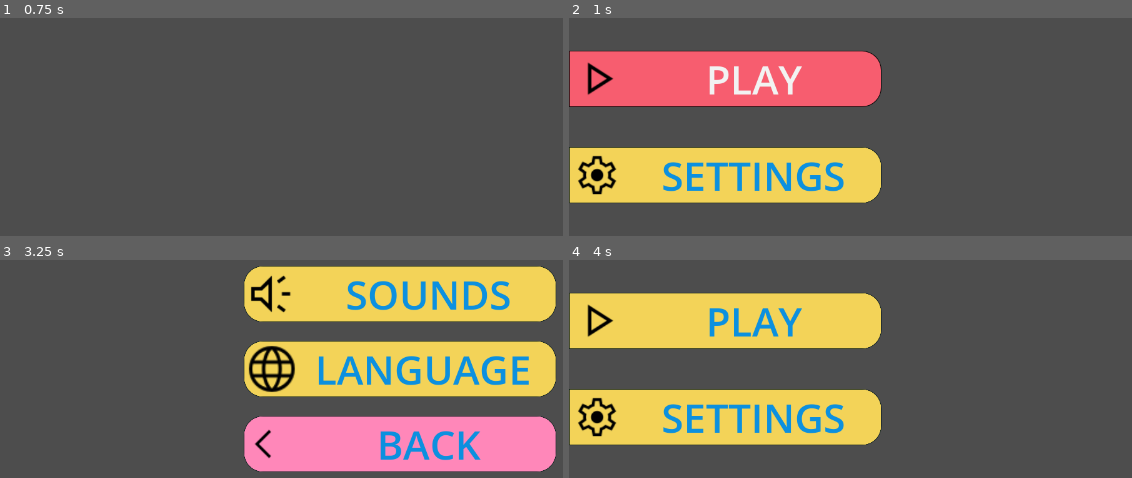
Above: before the commit, frames 1-4 (two rows, left to right).
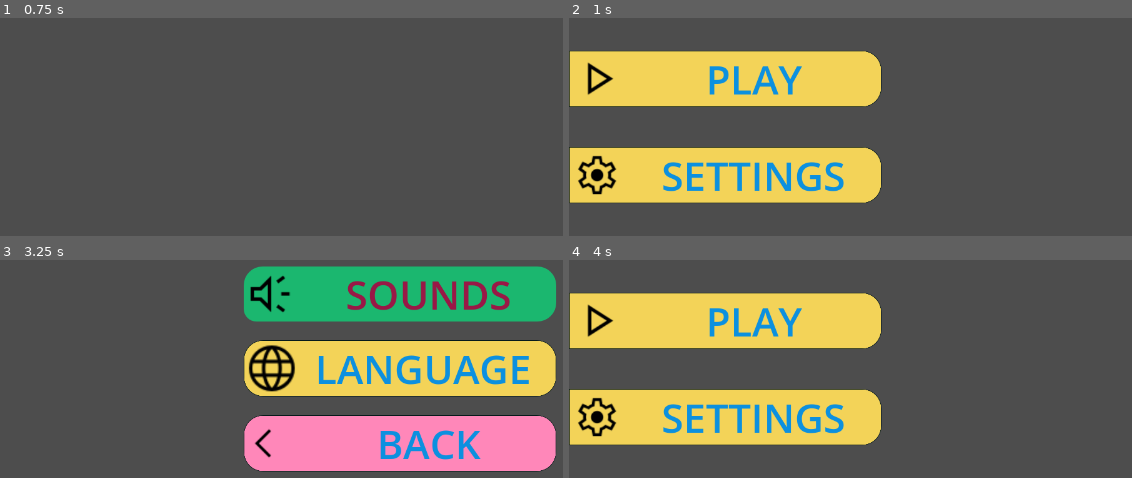
Above: after the commit, the same moments.

Repository: shahriarlabib000/simple_godot4_ui
Game: Godot game, scene res://UI/ui.tscn
Same seed, same stepped clock (60 frames per second), same inputs: the game is played once before the commit and once after it.
Inputs:
- Up to frame 1 (0.75 s): click "PLAY" at 0.5 s
- Up to frame 2 (1 s): no input
- Up to frame 3 (3.25 s): click "PLAY" at 1.25 s; click "PLAY" at 2 s; click "SETTINGS" at 2.75 s
- Up to frame 4 (4 s): click "BACK" at 3.5 s

Frame 1 is identical in both runs. In frame 2, 14% of the frame differs, in the area x 0-56%, y 15-41%; in frame 3, 17%, in the area x 43-99%, y 2-98%; in frame 4, nothing differs.

Commit message:
toggle for langbtns turned off

Diff:
--- a/UI/ui.gd
+++ b/UI/ui.gd
@@ -8,6 +8,10 @@
 var sound_allowed :bool = true
 
 func _ready() -> void:
+	%sounds.button_pressed = sound_allowed
+	hide_all_ui()
+	$btns.show()
+
 	for child:Button in languageOptions.get_children():
 		child.pressed.connect(language_selected)
 
@@ -16,7 +20,8 @@
 
 func hide_all_ui() -> void:
 	for child in get_children():
-		child.hide()
+		if child is Control:
+			child.hide()
 
 func _on_languageMenuBtn_pressed() -> void:
 	slide_out_ui_left(settingsMenu)
--- a/UI/ui.tscn
+++ b/UI/ui.tscn
@@ -10,6 +10,13 @@
 [ext_resource type="Texture2D" uid="uid://bmmsdu488xkuc" path="res://UI/icons/back.svg" id="7_o2jkc"]
 [ext_resource type="AudioStream" uid="uid://1xoucgy862ie" path="res://UI/sfx/ui-button-click-8-341030.mp3" id="9_4fiuh"]
 [ext_resource type="Script" uid="uid://b53kqhjf056ps" path="res://UI/langBtn.gd" id="9_h81ot"]
+
+[sub_resource type="StyleBoxFlat" id="StyleBoxFlat_h81ot"]
+bg_color = Color(0.10677286, 0.71943367, 0.43595102, 1)
+corner_radius_top_left = 30
+corner_radius_top_right = 30
+corner_radius_bottom_right = 30
+corner_radius_bottom_left = 20
 
 [sub_resource type="StyleBoxFlat" id="StyleBoxFlat_27fn8"]
 bg_color = Color(1, 0.5294118, 0.7254902, 1)
@@ -49,6 +56,7 @@
 custom_minimum_size = Vector2(500, 80)
 layout_mode = 2
 theme = ExtResource("2_cbfhl")
+action_mode = 0
 text = "PLAY"
 icon = ExtResource("3_4fiuh")
 expand_icon = true
@@ -57,6 +65,7 @@
 custom_minimum_size = Vector2(500, 80)
 layout_mode = 2
 theme = ExtResource("2_cbfhl")
+action_mode = 0
 text = "SETTINGS"
 icon = ExtResource("4_h81ot")
 expand_icon = true
@@ -83,7 +92,9 @@
 custom_minimum_size = Vector2(500, 80)
 layout_mode = 2
 theme = ExtResource("5_6rr40")
+theme_override_styles/pressed = SubResource("StyleBoxFlat_h81ot")
 toggle_mode = true
+action_mode = 0
 text = "SOUNDS"
 icon = ExtResource("6_0w6e5")
 expand_icon = true
@@ -92,6 +103,7 @@
 custom_minimum_size = Vector2(500, 80)
 layout_mode = 2
 theme = ExtResource("5_6rr40")
+action_mode = 0
 text = "LANGUAGE"
 icon = ExtResource("7_h81ot")
 expand_icon = true
@@ -101,6 +113,7 @@
 layout_mode = 2
 theme = ExtResource("5_6rr40")
 theme_override_styles/normal = SubResource("StyleBoxFlat_27fn8")
+action_mode = 0
 text = "BACK"
 icon = ExtResource("7_o2jkc")
 expand_icon = true
@@ -125,7 +138,7 @@
 custom_minimum_size = Vector2(500, 80)
 layout_mode = 2
 theme = ExtResource("5_6rr40")
-toggle_mode = true
+action_mode = 0
 text = "ENGLISH"
 expand_icon = true
 script = ExtResource("9_h81ot")
@@ -134,7 +147,7 @@
 custom_minimum_size = Vector2(500, 80)
 layout_mode = 2
 theme = ExtResource("5_6rr40")
-toggle_mode = true
+action_mode = 0
 text = "русский"
 expand_icon = true
 script = ExtResource("9_h81ot")
Not shown: 1 places in UI/ui.tscn that only renumber resources
